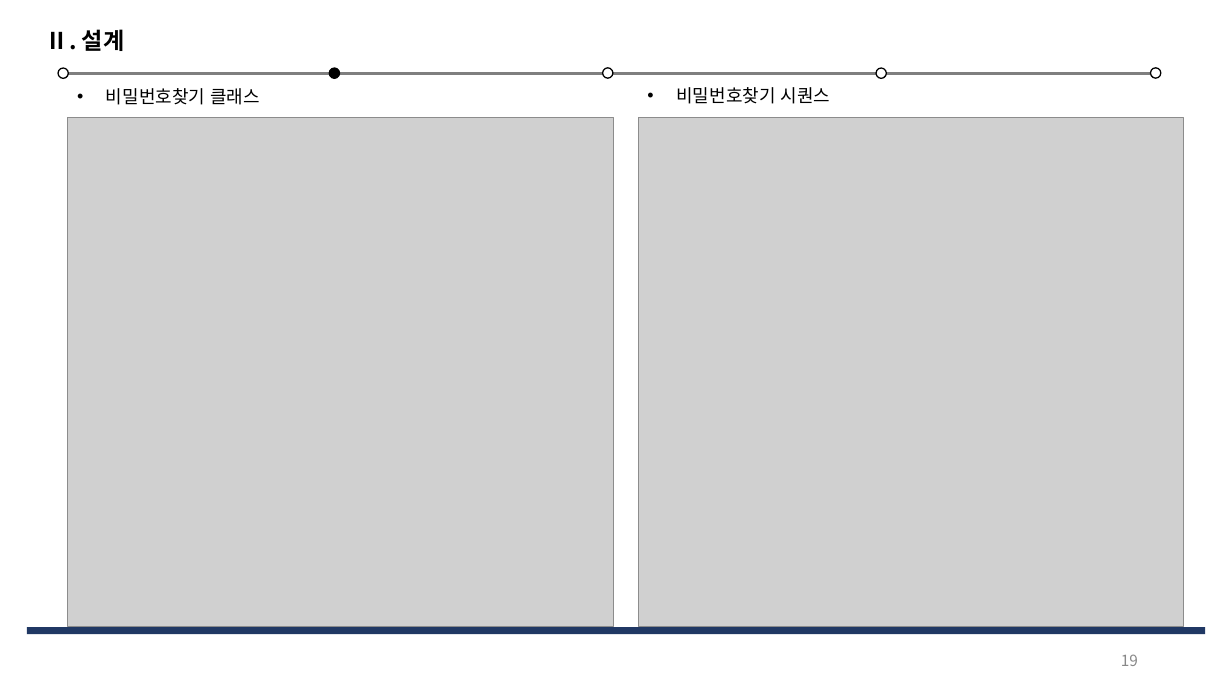
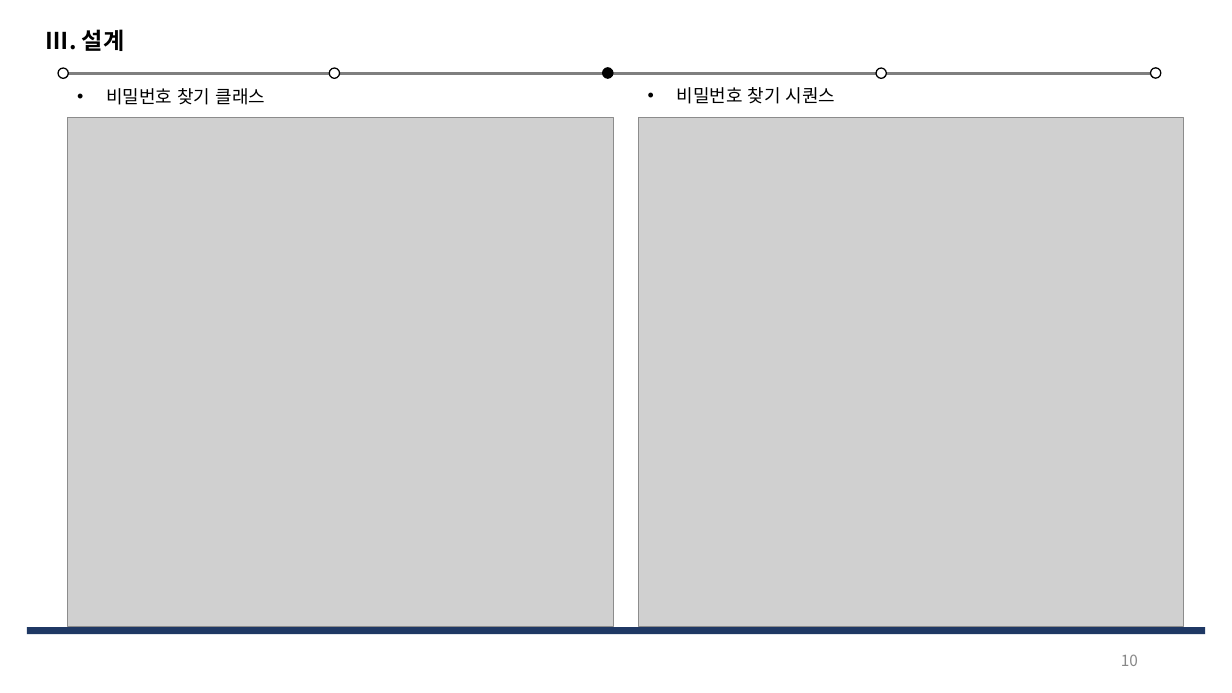
Before and after one commit to Jeeseob/SoftwareEngineering, a slide deck: slide 10 of 소공_기말발표.pptx (slide 19 before the commit). Drawn at 1232x693 pixels with LibreOffice and Linux fonts; fonts in the diff are those of the drawing; grey boxes stand for pictures. Boxes give left, top, right and bottom in pixels: in the first picture for what was removed or moved away, otherwise in the second. Text is boxed around its words. In the diff, an @@ line names an element or a change of style, - is before the commit and + after.

```diff
--- a/소공_기말발표.pptx
+++ b/소공_기말발표.pptx
@@ text at [46, 29, 125, 51]: text changed @@
-Ⅱ. 설계
+Ⅲ. 설계
@@ text at [106, 88, 265, 105]: spaces changed @@
-• 비밀번호찾기 클래스
+• 비밀번호 찾기 클래스
@@ ellipse at [329, 68, 339, 79]: fill #000000 to #FFFFFF @@
@@ ellipse at [603, 67, 613, 78]: fill #FFFFFF to #000000 @@
@@ text at [676, 87, 836, 104]: spaces changed @@
-• 비밀번호찾기 시퀀스
+• 비밀번호 찾기 시퀀스
@@ page number at [1121, 654, 1138, 666]: text changed @@
-19
+10
```
Also in this commit, not shown: 21 other slides changed, 3 slides added.
